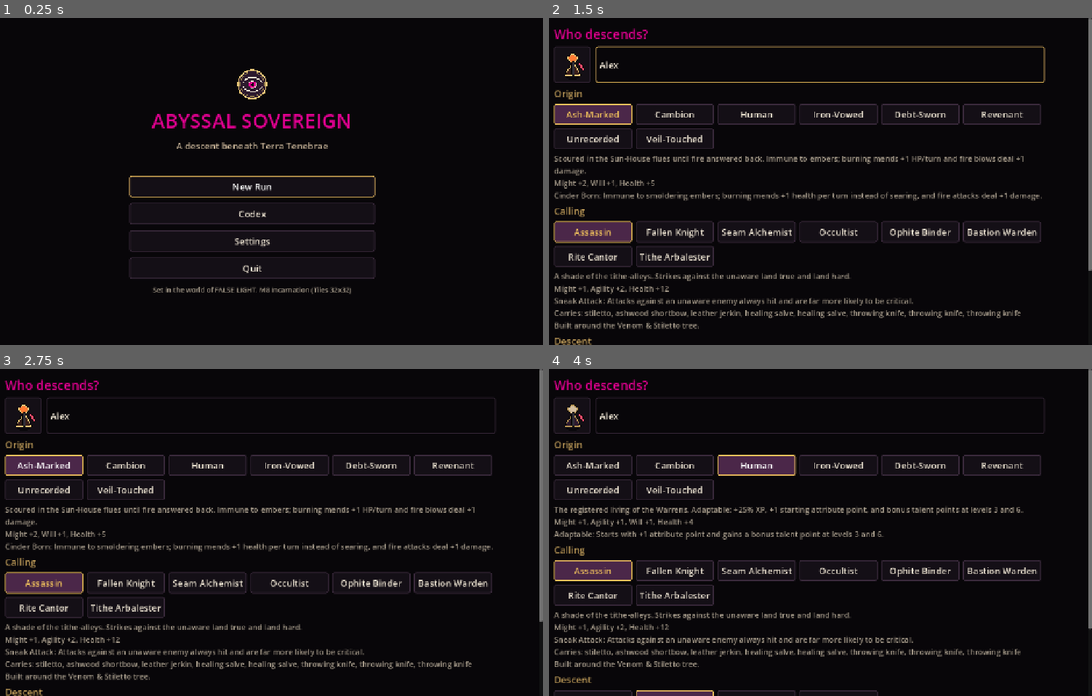
Above: before the commit, frames 1-4 (two rows, left to right).
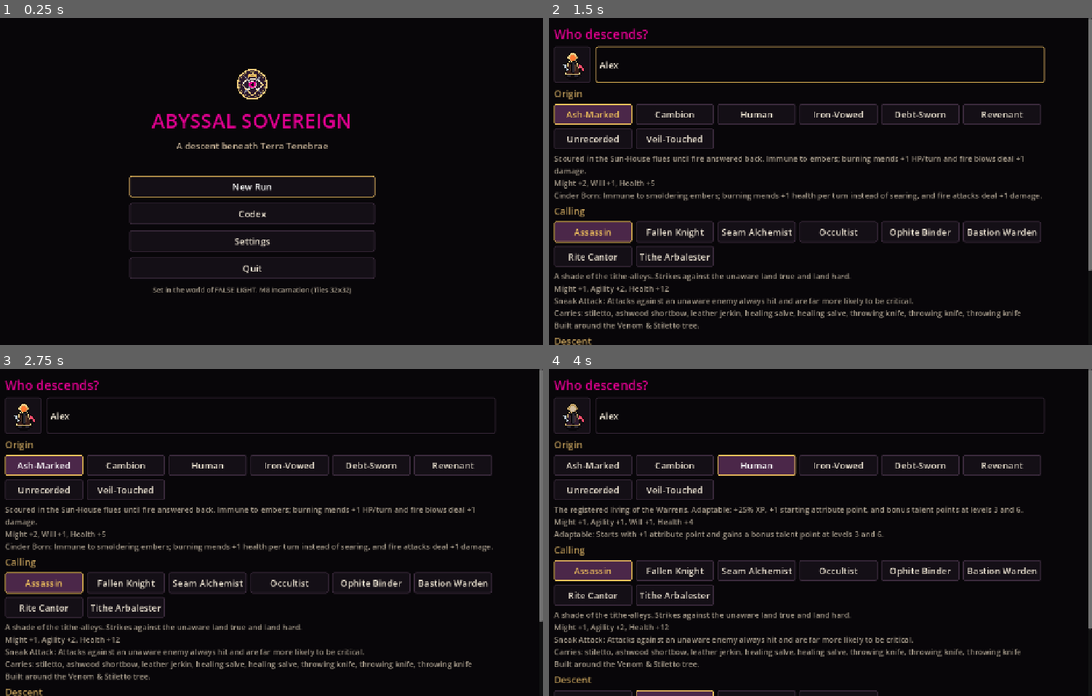
Above: after the commit, the same moments.

Repository: sophiashadow/Abyssal-Sovereign
Game: Godot game, scene res://scenes/main.tscn
Same seed, same stepped clock (60 frames per second), same inputs: the game is played once before the commit and once after it.
Inputs (mouse positions are in pixels of both pictures, inside the frame that each line leads up to):
- Up to frame 1 (0.25 s): no input
- Up to frame 2 (1.5 s): click "New Run" at 0.5 s; click (820, 63) at 1.27 s; type "Alex" at 1.35 s
- Up to frame 3 (2.75 s): click "Ash-Marked" at 2 s
- Up to frame 4 (4 s): click "Cambion" at 2.75 s; click "Human" at 3.5 s

The runs differ from the first frame. In frame 1, 0.2% of the frame differs, in the area x 43-50%, y 15-25%; in frame 2, less than 0.1%; in frame 3, less than 0.1%; in frame 4, less than 0.1%.

Commit message:
M9.1: elevated sprites, 24 woodcut emblems, app icons, radial lighting, and AssetRegistry cache

Diff:
--- a/content/presentation/asset_provenance.json
+++ b/content/presentation/asset_provenance.json
@@ -8,12 +8,13 @@
       "source": "Abyssal Sovereign internal procedural generator",
       "author_or_method": "tools/gen_sprites.py (PIL/Pillow deterministic pixel renderer)",
       "license_status": "project-original-cc0-equivalent",
-      "approval_status": "provisional_m8_asset",
+      "approval_status": "provisional_m9_asset",
       "associated_entities": [
         "sphere:moon"
       ],
       "modification_history": [
-        "Generated M8.4 complete atlas: Sphere 1 (moon) 32x32 tiles & features"
+        "Generated M8.4 atlas: Sphere 1 (moon) 32x32 tiles & features",
+        "Elevated M9.1 shading, silhouettes & woodcut detail: Sphere 1 (moon) 32x32 tiles & features"
       ]
     },
     {
@@ -22,12 +23,13 @@
       "source": "Abyssal Sovereign internal procedural generator",
       "author_or_method": "tools/gen_sprites.py (PIL/Pillow deterministic pixel renderer)",
       "license_status": "project-original-cc0-equivalent",
-      "approval_status": "provisional_m8_asset",
+      "approval_status": "provisional_m9_asset",
       "associated_entities": [
         "sphere:mercury"
       ],
       "modification_history": [
-        "Generated M8.4 complete atlas: Sphere 2 (mercury) 32x32 tiles & features"
+        "Generated M8.4 atlas: Sphere 2 (mercury) 32x32 tiles & features",
+        "Elevated M9.1 shading, silhouettes & woodcut detail: Sphere 2 (mercury) 32x32 tiles & features"
       ]
     },
     {
@@ -36,12 +38,13 @@
       "source": "Abyssal Sovereign internal procedural generator",
       "author_or_method": "tools/gen_sprites.py (PIL/Pillow deterministic pixel renderer)",
       "license_status": "project-original-cc0-equivalent",
-      "approval_status": "provisional_m8_asset",
+      "approval_status": "provisional_m9_asset",
       "associated_entities": [
         "sphere:venus"
       ],
       "modification_history": [
-        "Generated M8.4 complete atlas: Sphere 3 (venus) 32x32 tiles & features"
+        "Generated M8.4 atlas: Sphere 3 (venus) 32x32 tiles & features",
+        "Elevated M9.1 shading, silhouettes & woodcut detail: Sphere 3 (venus) 32x32 tiles & features"
       ]
     },
     {
@@ -50,12 +53,13 @@
       "source": "Abyssal Sovereign internal procedural generator",
       "author_or_method": "tools/gen_sprites.py (PIL/Pillow deterministic pixel renderer)",
       "license_status": "project-original-cc0-equivalent",
-      "approval_status": "provisional_m8_asset",
+      "approval_status": "provisional_m9_asset",
       "associated_entities": [
         "sphere:sun"
       ],
       "modification_history": [
-        "Generated M8.4 complete atlas: Sphere 4 (sun) 32x32 tiles & features"
+        "Generated M8.4 atlas: Sphere 4 (sun) 32x32 tiles & features",
+        "Elevated M9.1 shading, silhouettes & woodcut detail: Sphere 4 (sun) 32x32 tiles & features"
       ]
     },
     {
@@ -64,12 +68,13 @@
       "source": "Abyssal Sovereign internal procedural generator",
       "author_or_method": "tools/gen_sprites.py (PIL/Pillow deterministic pixel renderer)",
       "license_status": "project-original-cc0-equivalent",
-      "approval_status": "provisional_m8_asset",
+      "approval_status": "provisional_m9_asset",
       "associated_entities": [
         "sphere:mars"
       ],
       "modification_history": [
-        "Generated M8.4 complete atlas: Sphere 5 (mars) 32x32 tiles & features"
+        "Generated M8.4 atlas: Sphere 5 (mars) 32x32 tiles & features",
+        "Elevated M9.1 shading, silhouettes & woodcut detail: Sphere 5 (mars) 32x32 tiles & features"
       ]
     },
     {
@@ -78,12 +83,13 @@
       "source": "Abyssal Sovereign internal procedural generator",
       "author_or_method": "tools/gen_sprites.py (PIL/Pillow deterministic pixel renderer)",
       "license_status": "project-original-cc0-equivalent",
-      "approval_status": "provisional_m8_asset",
+      "approval_status": "provisional_m9_asset",
       "associated_entities": [
         "sphere:jupiter"
       ],
       "modification_history": [
-        "Generated M8.4 complete atlas: Sphere 6 (jupiter) 32x32 tiles & features"
+        "Generated M8.4 atlas: Sphere 6 (jupiter) 32x32 tiles & features",
+        "Elevated M9.1 shading, silhouettes & woodcut detail: Sphere 6 (jupiter) 32x32 tiles & features"
       ]
     },
     {
@@ -92,12 +98,13 @@
       "source": "Abyssal Sovereign internal procedural generator",
       "author_or_method": "tools/gen_sprites.py (PIL/Pillow deterministic pixel renderer)",
       "license_status": "project-original-cc0-equivalent",
-      "approval_status": "provisional_m8_asset",
+      "approval_status": "provisional_m9_asset",
       "associated_entities": [
         "sphere:saturn"
       ],
       "modification_history": [
-        "Generated M8.4 complete atlas: Sphere 7 (saturn) 32x32 tiles & features"
+        "Generated M8.4 atlas: Sphere 7 (saturn) 32x32 tiles & features",
+        "Elevated M9.1 shading, silhouettes & woodcut detail: Sphere 7 (saturn) 32x32 tiles & features"
       ]
     },
     {
@@ -106,14 +113,15 @@
       "source": "Abyssal Sovereign internal procedural generator",
       "author_or_method": "tools/gen_sprites.py (PIL/Pillow deterministic pixel renderer)",
       "license_status": "project-original-cc0-equivalent",
-      "approval_status": "provisional_m8_asset",
+      "approval_status": "provisional_m9_asset",
       "associated_entities": [
         "species",
         "classes",
         "masks"
       ],
       "modification_history": [
-        "Generated M8.4 complete atlas: 8 origins, 8 callings, 5 Masks"
+        "Generated M8.4 atlas: 8 origins, 8 callings, 5 Masks",
+        "Elevated M9.1 shading, silhouettes & woodcut detail: 8 origins, 8 callings, 5 Masks"
       ]
     },
     {
@@ -122,12 +130,13 @@
       "source": "Abyssal Sovereign internal procedural generator",
       "author_or_method": "tools/gen_sprites.py (PIL/Pillow deterministic pixel renderer)",
       "license_status": "project-original-cc0-equivalent",
-      "approval_status": "provisional_m8_asset",
+      "approval_status": "provisional_m9_asset",
       "associated_entities": [
         "monsters"
       ],
       "modification_history": [
-        "Generated M8.4 complete atlas: 10 families, 15 bespoke bosses, 86 monster entries"
+        "Generated M8.4 atlas: 10 families, 15 bespoke bosses, 86 monster entries",
+        "Elevated M9.1 shading, silhouettes & woodcut detail: 10 families, 15 bespoke bosses, 86 monster entries"
       ]
     },
     {
@@ -136,12 +145,13 @@
       "source": "Abyssal Sovereign internal procedural generator",
       "author_or_method": "tools/gen_sprites.py (PIL/Pillow deterministic pixel renderer)",
       "license_status": "project-original-cc0-equivalent",
-      "approval_status": "provisional_m8_asset",
+      "approval_status": "provisional_m9_asset",
       "associated_entities": [
         "npcs"
       ],
       "modification_history": [
-        "Generated M8.4 complete atlas: 18 recurring NPCs"
+        "Generated M8.4 atlas: 18 recurring NPCs",
+        "Elevated M9.1 shading, silhouettes & woodcut detail: 18 recurring NPCs"
       ]
     },
     {
@@ -150,14 +160,15 @@
       "source": "Abyssal Sovereign internal procedural generator",
       "author_or_method": "tools/gen_sprites.py (PIL/Pillow deterministic pixel renderer)",
       "license_status": "project-original-cc0-equivalent",
-      "approval_status": "provisional_m8_asset",
+      "approval_status": "provisional_m9_asset",
       "associated_entities": [
         "items",
         "relics",
         "artifacts"
       ],
       "modification_history": [
-        "Generated M8.4 complete atlas: 165 items, 16 bespoke relics, 26 unique artifacts"
+        "Generated M8.4 atlas: 165 items, 16 bespoke relics, 26 unique artifacts",
+        "Elevated M9.1 shading, silhouettes & woodcut detail: 165 items, 16 bespoke relics, 26 unique artifacts"
       ]
     },
     {
@@ -166,14 +177,15 @@
       "source": "Abyssal Sovereign internal procedural generator",
       "author_or_method": "tools/gen_sprites.py (PIL/Pillow deterministic pixel renderer)",
       "license_status": "project-original-cc0-equivalent",
-      "approval_status": "provisional_m8_asset",
+      "approval_status": "provisional_m9_asset",
       "associated_entities": [
         "statuses",
         "talents",
         "contracts"
       ],
       "modification_history": [
-        "Generated M8.4 complete atlas: 51 statuses, 24 talent trees, 8 elites, Eight Chains, contracts"
+        "Generated M8.4 atlas: 51 statuses, 24 talent trees, 8 elites, Eight Chains, contracts",
+        "Elevated M9.1 shading, silhouettes & woodcut detail: 51 statuses, 24 talent trees, 8 elites, Eight Chains, contracts"
       ]
     },
     {
@@ -182,14 +194,113 @@
       "source": "Abyssal Sovereign internal procedural generator",
       "author_or_method": "tools/gen_sprites.py (PIL/Pillow deterministic pixel renderer)",
       "license_status": "project-original-cc0-equivalent",
-      "approval_status": "provisional_m8_asset",
+      "approval_status": "provisional_m9_asset",
       "associated_entities": [
         "factions",
         "spheres",
         "endings"
       ],
       "modification_history": [
-        "Generated M8.4 complete atlas: 64x64 woodcut emblems (Title, 7 Spheres, 8 Institutions, Endings, Losses)"
+        "Generated M8.4 atlas: 24 unique 64x64 woodcut emblems",
+        "Elevated M9.1 shading, silhouettes & woodcut detail: 24 unique 64x64 woodcut emblems"
+      ]
+    },
+    {
+      "asset_id": "icon_512",
+      "path": "res://assets/icons/icon_512.png",
+      "source": "Abyssal Sovereign internal procedural generator",
+      "author_or_method": "tools/gen_sprites.py (Title Crest icon renderer)",
+      "license_status": "project-original-cc0-equivalent",
+      "approval_status": "provisional_m9_asset",
+      "associated_entities": [
+        "application:icon"
+      ],
+      "modification_history": [
+        "Generated M9.1 512x512 application icon"
+      ]
+    },
+    {
+      "asset_id": "icon_192",
+      "path": "res://assets/icons/icon_192.png",
+      "source": "Abyssal Sovereign internal procedural generator",
+      "author_or_method": "tools/gen_sprites.py (Title Crest icon renderer)",
+      "license_status": "project-original-cc0-equivalent",
+      "approval_status": "provisional_m9_asset",
+      "associated_entities": [
+        "application:icon"
+      ],
+      "modification_history": [
+        "Generated M9.1 192x192 application icon"
+      ]
+    },
+    {
+      "asset_id": "icon_180",
+      "path": "res://assets/icons/icon_180.png",
+      "source": "Abyssal Sovereign internal procedural generator",
+      "author_or_method": "tools/gen_sprites.py (Title Crest icon renderer)",
+      "license_status": "project-original-cc0-equivalent",
+      "approval_status": "provisional_m9_asset",
+      "associated_entities": [
+        "application:icon"
+      ],
+      "modification_history": [
+        "Generated M9.1 180x180 application icon"
+      ]
+    },
+    {
+      "asset_id": "icon_144",
+      "path": "res://assets/icons/icon_144.png",
+      "source": "Abyssal Sovereign internal procedural generator",
+      "author_or_method": "tools/gen_sprites.py (Title Crest icon renderer)",
+      "license_status": "project-original-cc0-equivalent",
+      "approval_status": "provisional_m9_asset",
+      "associated_entities": [
+        "application:icon"
+      ],
+      "modification_history": [
+        "Generated M9.1 144x144 application icon"
+      ]
+    },
+    {
+      "asset_id": "icon_128",
+      "path": "res://assets/icons/icon_128.png",
+      "source": "Abyssal Sovereign internal procedural generator",
+      "author_or_method": "tools/gen_sprites.py (Title Crest icon renderer)",
+      "license_status": "project-original-cc0-equivalent",
+      "approval_status": "provisional_m9_asset",
+      "associated_entities": [
+        "application:icon"
+      ],
+      "modification_history": [
+        "Generated M9.1 128x128 application icon"
+      ]
+    },
+    {
+      "asset_id": "adaptive_fg",
+      "path": "res://assets/icons/adaptive_fg.png",
+      "source": "Abyssal Sovereign internal procedural generator",
+      "author_or_method": "tools/gen_sprites.py (Adaptive icon renderer)",
+      "license_status": "project-original-cc0-equivalent",
+      "approval_status": "provisional_m9_asset",
+      "associated_entities": [
+        "application:android_adaptive_icon"
+      ],
+      "modification_history": [
+        "Generated M9.1 Android adaptive foreground 432x432"
+      ]
+    },
+    {
+      "asset_id": "adaptive_bg",
+      "path": "res://assets/icons/adaptive_bg.png",
+      "source": "Abyssal Sovereign internal procedural generator",
+      "author_or_method": "tools/gen_sprites.py (Adaptive icon renderer)",
+      "license_status": "project-original-cc0-equivalent",
+      "approval_status": "provisional_m9_asset",
+      "associated_entities": [
+        "application:android_adaptive_icon"
+      ],
+      "modification_history": [
+        "Generated M9.1 Android adaptive background 432x432"
       ]
     },
     {
--- a/src/ui/asset_registry.gd
+++ b/src/ui/asset_registry.gd
@@ -12,6 +12,8 @@
 var data: Dictionary = {}
 var provenance: Dictionary = {}
 var _atlases: Dictionary = {} ## atlas_id -> Texture2D or null
+var _region_cache: Dictionary = {} ## "section|key" -> cached region Dict
+var _tile_cache: Dictionary = {} ## (sp << 12) | (tile_id << 4) | variant -> cached region Dict
 var _load_errors: Array[String] = []
 
 
@@ -23,6 +25,8 @@
 	data.clear()
 	provenance.clear()
 	_atlases.clear()
+	_region_cache.clear()
+	_tile_cache.clear()
 	_load_errors.clear()
 	if FileAccess.file_exists(reg_path):
 		var parsed: Variant = JSON.parse_string(FileAccess.get_file_as_string(reg_path))
@@ -63,41 +67,55 @@
 
 
 func _region_entry(section: String, key: String) -> Dictionary:
+	var ck := section + "|" + key
+	if _region_cache.has(ck):
+		return _region_cache[ck]
 	var sec: Variant = data.get(section, {})
 	if not (sec is Dictionary) or not (sec as Dictionary).has(key):
+		_region_cache[ck] = {}
 		return {}
 	var e: Variant = (sec as Dictionary)[key]
 	if not (e is Dictionary):
+		_region_cache[ck] = {}
 		return {}
 	var d := e as Dictionary
 	var atlas_id := String(d.get("atlas", ""))
-	if atlas_id == "" or get_atlas(atlas_id) == null:
+	var tex := get_atlas(atlas_id) if atlas_id != "" else null
+	if tex == null:
+		_region_cache[ck] = {}
 		return {}
 	var r: Array = d.get("rect", [])
 	if r.size() != 4:
-		return {}
-	return {
+		_region_cache[ck] = {}
+		return {}
+	var out := {
 		"atlas": atlas_id,
-		"texture": get_atlas(atlas_id),
+		"texture": tex,
 		"rect": Rect2(float(r[0]), float(r[1]), float(r[2]), float(r[3])),
 	}
+	_region_cache[ck] = out
+	return out
 
 
 func tile_region(sphere: int, tile_id: int, variant: int = 0) -> Dictionary:
 	var sp := clampi(sphere, 1, 7)
-	var keys: Array[String] = []
+	var v := posmod(variant, 4)
+	var tkey := (sp << 12) | ((tile_id & 0xFF) << 4) | v
+	if _tile_cache.has(tkey):
+		return _tile_cache[tkey]
+	var res := {}
 	if tile_id == Tiles.FLOOR or tile_id == Tiles.WALL:
-		keys.append("s%d:%d:%d" % [sp, tile_id, posmod(variant, 4)])
-		keys.append("s%d:%d:0" % [sp, tile_id])
-		keys.append("s1:%d:%d" % [tile_id, posmod(variant, 4)])
+		res = _region_entry("tiles", "s%d:%d:%d" % [sp, tile_id, v])
+		if res.is_empty():
+			res = _region_entry("tiles", "s%d:%d:0" % [sp, tile_id])
+		if res.is_empty():
+			res = _region_entry("tiles", "s1:%d:%d" % [tile_id, v])
 	else:
-		keys.append("s%d:%d" % [sp, tile_id])
-		keys.append("s1:%d" % tile_id)
-	for k in keys:
-		var res := _region_entry("tiles", k)
-		if not res.is_empty():
-			return res
-	return {}
+		res = _region_entry("tiles", "s%d:%d" % [sp, tile_id])
+		if res.is_empty():
+			res = _region_entry("tiles", "s1:%d" % tile_id)
+	_tile_cache[tkey] = res
+	return res
 
 
 func feature_region(sphere: int, kind: String, used: bool = false) -> Dictionary:
--- a/src/ui/map_view.gd
+++ b/src/ui/map_view.gd
@@ -215,7 +215,7 @@
 								_draw_actor_overlays(arect, a)
 								drew_top = true
 					if decorative_lighting and vis:
-						_draw_lighting_tile(rect, tile_id, feat, dist)
+						_queue_or_draw_tile_glow(rect, tile_id, feat)
 					if drew_top or feat.is_empty() or not actors.has(p):
 						continue
 				# Fall through to glyph fallback if any atlas/region is missing.
@@ -269,6 +269,8 @@
 		var mc := off + Vector2(marker - o) * px
 		var mcol := Palette.color_for_mode(Palette.FALSE_SUN, "gold", color_mode, high_contrast)
 		draw_rect(Rect2(mc, Vector2(px, px)), mcol, false, 2.0)
+	if decorative_lighting:
+		_draw_player_lantern(o, off, px, sight)
 	vfx.draw_effects(self, o, off, px, _font, fsize, size)
 
 
@@ -360,13 +362,27 @@
 		draw_circle(p + Vector2(4, 12), 1.2, warn)
 
 
-func _draw_lighting_tile(rect: Rect2, tile_id: int, feat: Dictionary, dist: int) -> void:
-	if dist <= 1:
-		draw_rect(rect, Color(Palette.FALSE_SUN, 0.06))
-	elif tile_id == Tiles.ASH_EMBER or String(feat.get("kind", "")) == "sanctuary_hearth":
-		draw_rect(rect, Color(Color("#ff7a33"), 0.10))
+func _queue_or_draw_tile_glow(rect: Rect2, tile_id: int, feat: Dictionary) -> void:
+	var ctr := rect.get_center()
+	var r := rect.size.x * 0.72
+	if tile_id == Tiles.ASH_EMBER or String(feat.get("kind", "")) == "sanctuary_hearth":
+		draw_circle(ctr, r, Color(Color("#ff7a33"), 0.055))
+		draw_circle(ctr, r * 0.55, Color(Palette.FALSE_SUN, 0.055))
 	elif tile_id == Tiles.SOLAR_GLARE:
-		draw_rect(rect, Color(Palette.FALSE_SUN, 0.09))
+		draw_circle(ctr, r, Color(Palette.FALSE_SUN, 0.06))
+	elif String(feat.get("kind", "")) in ["altar", "shrine", "ritual_circle"] and not bool(feat.get("used", false)):
+		var gcol := Palette.LUX if String(feat.get("kind", "")) == "ritual_circle" else Palette.GOLD
+		draw_circle(ctr, r * 0.75, Color(gcol, 0.05))
+
+
+func _draw_player_lantern(origin: Vector2i, off: Vector2, px: int, sight: int) -> void:
+	if world == null:
+		return
+	var pctr := off + (Vector2(world.player.pos - origin) + Vector2(0.5, 0.5)) * px
+	var rad := float(px) * clampf(float(sight) * 0.42, 1.4, 2.8)
+	draw_circle(pctr, rad, Color(Palette.GOLD, 0.032))
+	draw_circle(pctr, rad * 0.62, Color(Palette.FALSE_SUN, 0.042))
+	draw_circle(pctr, rad * 0.30, Color(Palette.IVORY, 0.035))
 
 
 func _glyph(cell: Vector2, glyph: String, col: Color, fsize: int, px: int) -> void:
--- a/tests/test_m8_audio.gd
+++ b/tests/test_m8_audio.gd
@@ -55,7 +55,7 @@
 
 	for e in by_id.values():
 		ok(not String(e.get("license_status", "")).is_empty(), "license_status set on %s" % String(e.get("asset_id", "")))
-		ok(String(e.get("approval_status", "")) in ["provisional_m8_asset", "placeholder_liturgical_temp", "approved"],
+		ok(String(e.get("approval_status", "")) in ["provisional_m8_asset", "provisional_m9_asset", "placeholder_liturgical_temp", "approved"],
 			"honest approval status on %s" % String(e.get("asset_id", "")))
 
 
Binary file added: assets/icons/adaptive_bg.png
Binary file added: assets/icons/adaptive_fg.png
Binary file added: assets/icons/icon_128.png
Binary file added: assets/icons/icon_144.png
Binary file added: assets/icons/icon_180.png
Binary file added: assets/icons/icon_192.png
Binary file added: assets/icons/icon_512.png
Binary file changed: assets/portraits/emblems.png
Binary file changed: assets/sprites/avatars.png
Binary file changed: assets/sprites/icons.png
Binary file changed: assets/sprites/items.png
Binary file changed: assets/sprites/monsters.png
(and 16 more such lines)
